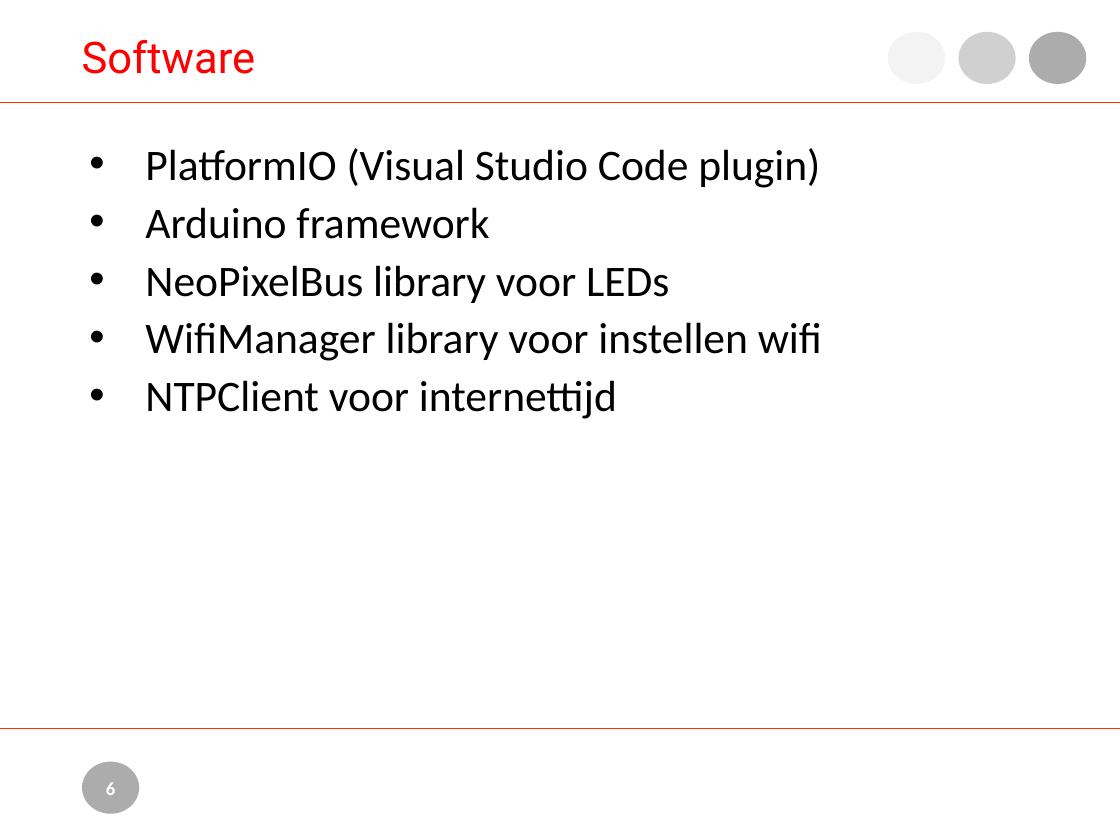
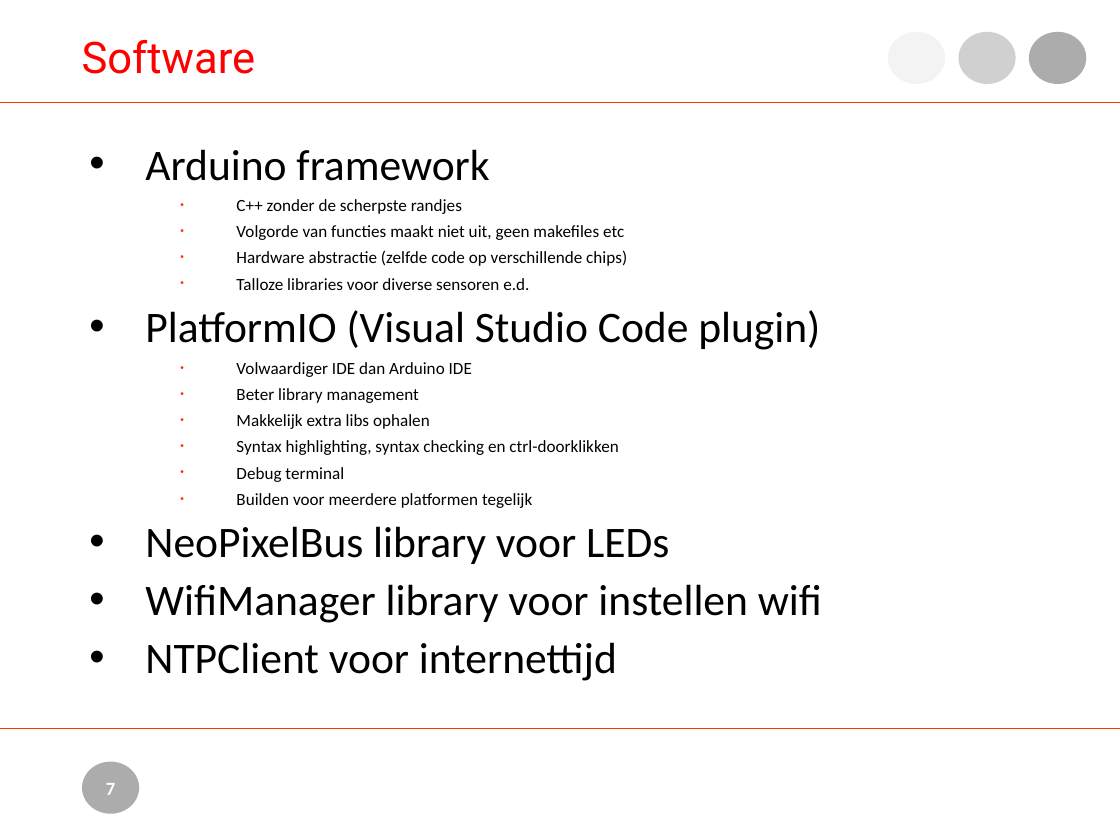
Before and after one commit to nielsmaneschijn/lotlr, a slide deck: slide 7 of doc/IOT for Dummies.pptx (slide 6 before the commit). Drawn at 1120x840 pixels with LibreOffice and Linux fonts; fonts in the diff are those of the drawing; background and template pictures are left out. Boxes give left, top, right and bottom in pixels: in the first picture for what was removed or moved away, otherwise in the second. Text is boxed around its words. In the diff, an @@ line names an element or a change of style, - is before the commit and + after.

```diff
--- a/doc/IOT for Dummies.pptx
+++ b/doc/IOT for Dummies.pptx
@@ text at (x1=145, y1=149, x2=627, y2=290): paragraphs added @@
+• Arduino framework
+  • C++ zonder de scherpste randjes
+  • Volgorde van functies maakt niet uit, geen makefiles etc
+  • Hardware abstractie (zelfde code op verschillende chips)
+  • Talloze libraries voor diverse sensoren e.d.
@@ text at (x1=236, y1=362, x2=618, y2=508): text changed; size 28 to 11 pt @@
-• Arduino framework
+  • Volwaardiger IDE dan Arduino IDE
+  • Beter library management
+  • Makkelijk extra libs ophalen
+  • Syntax highlighting, syntax checking en ctrl-doorklikken
+  • Debug terminal
+  • Builden voor meerdere platformen tegelijk
@@ page number at (x1=106, y1=783, x2=115, y2=795): text changed @@
-6
+7
```
Also in this commit, not shown: 4 other slides changed, 1 slide added, 4 other files.
